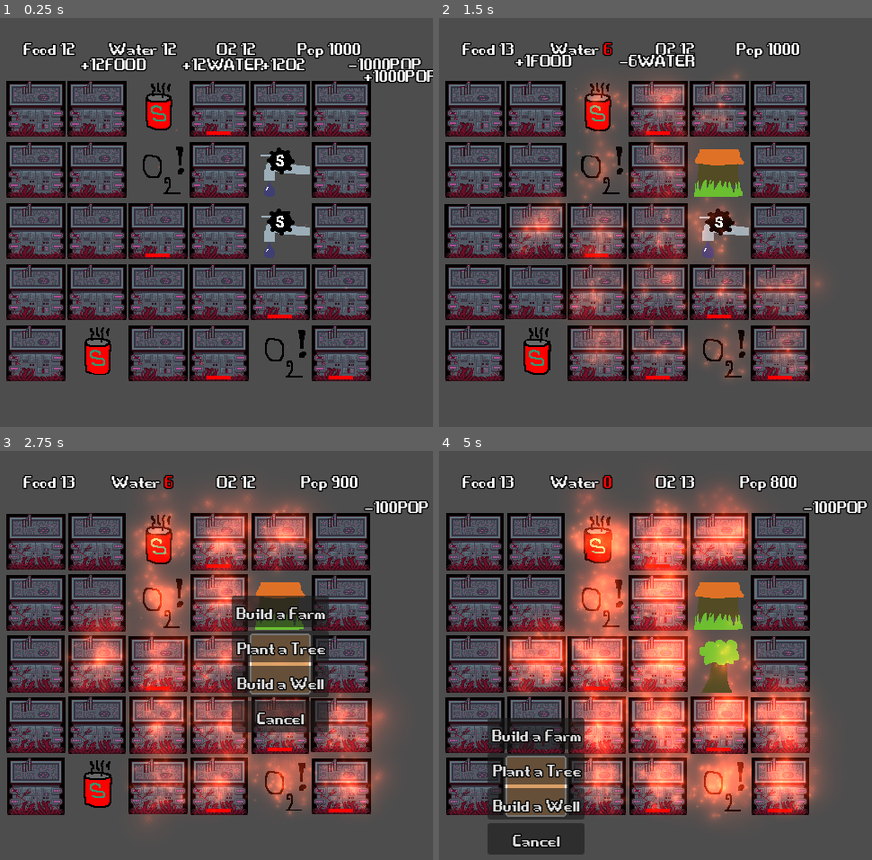
Above: before the commit, frames 1-4 (two rows, left to right).
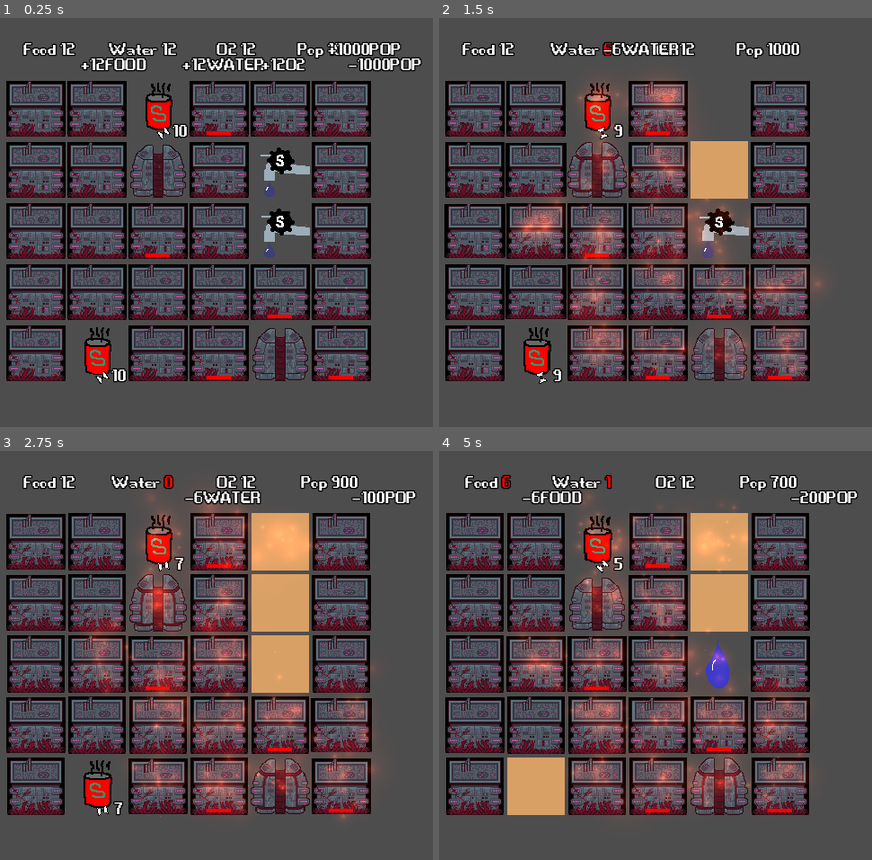
Above: after the commit, the same moments.

Repository: angeldustjdr/godot-wild-jam-2023
Game: Godot game, scene res://Main.tscn
Two runs of this game, one before a commit and one after it. Both use one fixed random seed, a clock stepped at 60 frames per second and the inputs below.
Inputs (mouse positions are in pixels of both pictures, inside the frame that each line leads up to):
- Up to frame 1 (0.25 s): no input
- Up to frame 2 (1.5 s): tap Enter (ui_accept) at 0.5, 0.77 s; move the mouse to (720, 169) at 0.52 s; click (720, 169) at 0.67 s; click (720, 116) at 1.25 s, where only the run before the commit has a clickable "Build a Farm"
- Up to frame 3 (2.75 s): move the mouse to (281, 663) at 2.02 s; click (281, 663) at 2.17 s; tap Enter (ui_accept) at 2.27 s
- Up to frame 4 (5 s): click (720, 647) at 2.75 s, where only the run before the commit has a clickable "Plant a Tree"; click (720, 663) at 3.5 s, where only the run after the commit has a clickable "Build a Well"; move the mouse to (534, 786) at 4.27 s; click (534, 786) at 4.42 s

The runs differ from the first frame. In frame 1, 2.5% of the frame differs, in the area x 21-100%, y 5-90%; in frame 2, 8.5%; in frame 3, 31%; in frame 4, 43%, in the area x 5-100%, y 5-99%.

Commit message:
fix big sprite + update cell effect + hourglass

Diff:
--- a/scene/GenericBuilding.tscn
+++ b/scene/GenericBuilding.tscn
@@ -81,7 +81,7 @@
 [node name="GenericBuilding" type="Area2D"]
 script = ExtResource("1_v8jsb")
 description = "A techno-organic building.
-Nobody knows what is its purpose."
+Nobody knows its purpose."
 playIdle = true
 
 [node name="Sprite" type="Sprite2D" parent="."]
--- /dev/null
+++ b/scene/Hourglass.tscn
@@ -0,0 +1,107 @@
+[gd_scene load_steps=10 format=3 uid="uid://cfenhhhyixv68"]
+
+[ext_resource type="Theme" uid="uid://dkbcrw73g6705" path="res://asset/Theme.tres" id="1_ln803"]
+[ext_resource type="Texture2D" uid="uid://cbtsedibpnrp7" path="res://asset/sprite/hourglass.png" id="2_6kdwl"]
+[ext_resource type="Script" path="res://script/Hourglass.gd" id="2_rw7ih"]
+
+[sub_resource type="Animation" id="Animation_kder2"]
+length = 0.001
+tracks/0/type = "value"
+tracks/0/imported = false
+tracks/0/enabled = true
+tracks/0/path = NodePath("Hourglass:rotation")
+tracks/0/interp = 1
+tracks/0/loop_wrap = true
+tracks/0/keys = {
+"times": PackedFloat32Array(0),
+"transitions": PackedFloat32Array(1),
+"update": 0,
+"values": [0.0]
+}
+
+[sub_resource type="Animation" id="Animation_ul3s7"]
+resource_name = "rotateHourglass"
+length = 0.8
+loop_mode = 1
+tracks/0/type = "value"
+tracks/0/imported = false
+tracks/0/enabled = true
+tracks/0/path = NodePath("Hourglass:rotation")
+tracks/0/interp = 1
+tracks/0/loop_wrap = true
+tracks/0/keys = {
+"times": PackedFloat32Array(0, 0.4, 0.8),
+"transitions": PackedFloat32Array(1, 1, 1),
+"update": 0,
+"values": [0.0, 1.5708, 3.14159]
+}
+
+[sub_resource type="AnimationLibrary" id="AnimationLibrary_4w7up"]
+_data = {
+"RESET": SubResource("Animation_kder2"),
+"rotateHourglass": SubResource("Animation_ul3s7")
+}
+
+[sub_resource type="Animation" id="Animation_gthcl"]
+resource_name = "flash"
+loop_mode = 1
+tracks/0/type = "value"
+tracks/0/imported = false
+tracks/0/enabled = true
+tracks/0/path = NodePath(".:theme_override_colors/font_color")
+tracks/0/interp = 1
+tracks/0/loop_wrap = true
+tracks/0/keys = {
+"times": PackedFloat32Array(0, 0.5, 1),
+"transitions": PackedFloat32Array(1, 1, 1),
+"update": 0,
+"values": [Color(1, 0, 0, 1), Color(1, 1, 1, 0), Color(1, 0, 0, 1)]
+}
+
+[sub_resource type="Animation" id="Animation_p13go"]
+length = 0.001
+tracks/0/type = "value"
+tracks/0/imported = false
+tracks/0/enabled = true
+tracks/0/path = NodePath(".:theme_override_colors/font_color")
+tracks/0/interp = 1
+tracks/0/loop_wrap = true
+tracks/0/keys = {
+"times": PackedFloat32Array(0),
+"transitions": PackedFloat32Array(1),
+"update": 0,
+"values": [null]
+}
+
+[sub_resource type="AnimationLibrary" id="AnimationLibrary_lt5m6"]
+_data = {
+"RESET": SubResource("Animation_p13go"),
+"flash": SubResource("Animation_gthcl")
+}
+
+[node name="Hourglass" type="Label"]
+offset_left = 49.0
+offset_top = 43.0
+offset_right = 65.0
+offset_bottom = 73.0
+theme = ExtResource("1_ln803")
+theme_override_colors/font_color = Color(1, 1, 1, 1)
+text = "xx"
+horizontal_alignment = 1
+script = ExtResource("2_rw7ih")
+
+[node name="Hourglass" type="Sprite2D" parent="."]
+position = Vector2(-9, 18)
+texture = ExtResource("2_6kdwl")
+
+[node name="AnimationPlayerHourglass" type="AnimationPlayer" parent="Hourglass"]
+root_node = NodePath("../..")
+autoplay = "rotateHourglass"
+libraries = {
+"": SubResource("AnimationLibrary_4w7up")
+}
+
+[node name="AnimationPlayer" type="AnimationPlayer" parent="."]
+libraries = {
+"": SubResource("AnimationLibrary_lt5m6")
+}
--- a/scene/JuicyLabel.tscn
+++ b/scene/JuicyLabel.tscn
@@ -57,10 +57,8 @@
 
 [node name="JuicyLabel" type="Label"]
 z_index = 10
-offset_left = 40.0
-offset_top = 30.0
-offset_right = 80.0
-offset_bottom = 60.0
+offset_right = 40.0
+offset_bottom = 30.0
 theme = ExtResource("1_bs4bt")
 text = "++"
 script = ExtResource("1_ls5gl")
--- a/scene/SuperFoodGenerator.tscn
+++ b/scene/SuperFoodGenerator.tscn
@@ -21,6 +21,7 @@
 "POP": 0,
 "WATER": 0
 }
+hasHourglass = true
 
 [node name="Sprite" parent="." index="0"]
 material = SubResource("ShaderMaterial_rc8j6")
--- a/scene/SuperO2Generator.tscn
+++ b/scene/SuperO2Generator.tscn
@@ -1,10 +1,20 @@
-[gd_scene load_steps=3 format=3 uid="uid://b4t1fdr1ilywi"]
+[gd_scene load_steps=5 format=3 uid="uid://b4t1fdr1ilywi"]
 
 [ext_resource type="PackedScene" uid="uid://8001k27dcfjx" path="res://scene/GenericBuilding.tscn" id="1_65x5b"]
-[ext_resource type="Texture2D" uid="uid://bf41mjler7057" path="res://asset/sheet/superO2-sheet.png" id="2_23q8v"]
+[ext_resource type="Shader" path="res://shader/Outline.gdshader" id="2_fqr5i"]
+[ext_resource type="Texture2D" uid="uid://cc5m1mtcal5vq" path="res://asset/sheet/poumons-sheet.png" id="3_2y18k"]
+
+[sub_resource type="ShaderMaterial" id="ShaderMaterial_mq6i5"]
+resource_local_to_scene = true
+shader = ExtResource("2_fqr5i")
+shader_parameter/color = Color(1, 1, 1, 1)
+shader_parameter/width = 0.0
+shader_parameter/pattern = 0
+shader_parameter/inside = false
+shader_parameter/add_margins = true
 
 [node name="SuperO2" instance=ExtResource("1_65x5b")]
-description = "Somehow it purifies the air."
+description = "A weird machine that somehow purifies the air."
 base_stat = {
 "FOOD": 0,
 "O2": 6,
@@ -13,4 +23,5 @@
 }
 
 [node name="Sprite" parent="." index="0"]
-texture = ExtResource("2_23q8v")
+material = SubResource("ShaderMaterial_mq6i5")
+texture = ExtResource("3_2y18k")
--- a/script/4FieldsPattern.gd
+++ b/script/4FieldsPattern.gd
@@ -1,9 +1,9 @@
 extends GenericPattern
 
-var sprites = [preload('res://asset/sprite/upper_left.png'),
-			preload('res://asset/sprite/upper_right.png'),
-			preload('res://asset/sprite/lower_right.png'),
-			preload('res://asset/sprite/lower_left.png')] # 1 : upper left, 2 upper right, 3 lower right, 4 lower left
+var sprites = [preload('res://asset/sheet/upper_left.png'),
+			preload('res://asset/sheet/upper_right.png'),
+			preload('res://asset/sheet/lower_right.png'),
+			preload('res://asset/sheet/lower_left.png')] # 1 : upper left, 2 upper right, 3 lower right, 4 lower left
 
 var list_coords = [] # 1 : upper left, 2 upper right, 3 lower right, 4 lower left
 
--- a/script/Farm.gd
+++ b/script/Farm.gd
@@ -4,10 +4,10 @@
 func _on_input_event(_viewport, _event, _shape_idx):
 	pass
 
-func applyCellEffect(myEffect):
-	if cellEffect=="Nothing":
-		cellEffect=myEffect
-		match cellEffect:
-			"Heat" :
+func applyEffectModifier(effectName):
+	match effectName:
+		"Heat" :
 				modifier["FOOD"] -= 5
-				getTotalStat()
+		"Nothing" :
+				modifier["FOOD"] = 0
+	popLabel(getTotalStat())
--- a/script/GameState.gd
+++ b/script/GameState.gd
@@ -8,10 +8,12 @@
 func actionnable_off():
 	actionnable = false
 
+signal transfertNbAction
 var nbAction = 0
 var checkPop = false
 func increaseNbAction():
 	nbAction = (nbAction+1)%2
+	transfertNbAction.emit()
 	if nbAction==0: checkPop = true
 	else: checkPop = false
 
--- a/script/GenericBuilding.gd
+++ b/script/GenericBuilding.gd
@@ -18,6 +18,9 @@
 				"FOOD" : 0,
 				"O2" : 0}
 @export var negativeStat = false
+@export var hasHourglass = false
+@export var hourglassTimer = 10
+@export var effectDescription = {"Heat" : "The air temperature is pretty high here! It may harm life."}
 
 var i
 var j
@@ -25,6 +28,11 @@
 @onready var juicyLabel = load("res://scene/JuicyLabel.tscn")
 
 func _ready():
+	if hasHourglass:
+		var hourglass = load("res://scene/Hourglass.tscn")
+		var h = hourglass.instantiate()
+		h.setTimer(hourglassTimer)
+		add_child(h)
 	if playIdle:
 		$AnimationPlayerBuilding.speed_scale = randf_range(0.9,1.1)
 		$AnimationPlayerBuilding.play("idle")
@@ -46,6 +54,7 @@
 func updateTooltip():
 	var updatedDescription = description
 	updatedDescription += getTotalStat()
+	updatedDescription += getCellEffect()
 	$Tooltip.tooltip_text = updatedDescription
 
 func getTotalStat():
@@ -59,6 +68,12 @@
 			returnStat += "\n"+plus+str(totalStat[n])+" "+n
 	return returnStat
 
+func getCellEffect():
+	var returned = ""
+	if cellEffect != "Nothing":
+		returned = "\n"+effectDescription[cellEffect]
+	return returned
+
 func popLabel(text):
 	var l = juicyLabel.instantiate()
 	l.playAnimation("UP")
@@ -70,7 +85,18 @@
 		if n is CPUParticles2D:
 			n.queue_free()
 
-func applyCellEffect(_myEffect):
+func applyCellEffect(myEffect):
+	if myEffect!=cellEffect:
+		applyEffectModifier(myEffect)
+		match myEffect:
+			"Heat":
+				var particules = load("res://scene/HeatParticules.tscn")
+				var p = particules.instantiate()
+				add_child(p)
+		cellEffect = myEffect
+		updateTooltip()
+
+func applyEffectModifier(_effectName):
 	pass
 
 func _on_tooltip_mouse_entered():
--- a/script/Grid.gd
+++ b/script/Grid.gd
@@ -78,6 +78,7 @@
 
 
 func gridUpdate(x,y,type): #pops a building of type at [x,y]
+	await get_tree().create_timer(0.3).timeout
 	var newBuilding = popBuilding(type,x,y)
 	grid[x][y] = newBuilding
 	sourceEffectGrid[x][y] = self.grid[x][y].effect
@@ -103,7 +104,8 @@
 			build.getTotalStat()
 			recalculatedRessource[n] += build.totalStat[n]
 	GameState.fillRessource(recalculatedRessource)
-	if GameState.checkPop: GameState.calculatePop()
+	if GameState.checkPop:
+		GameState.calculatePop()
 	RadioDiffusion.updateTopUICall()
 
 func recalculateEffect():
@@ -122,13 +124,11 @@
 func applyEffect():
 	for n in get_children():
 		match effectGrid[n.i][n.j]:
-			"Heat":
-				var heatParticle = load("res://scene/HeatParticules.tscn")
-				var h = heatParticle.instantiate()
-				n.add_child(h)
-				n.applyCellEffect("Heat")
 			"Nothing":
+				n.applyCellEffect("Nothing")
 				n.cleanParticules()
+			_:
+				n.applyCellEffect(effectGrid[n.i][n.j])
 
 func cleanNode():
 	for n in get_children():
--- /dev/null
+++ b/script/Hourglass.gd
@@ -0,0 +1,17 @@
+extends Label
+
+var turnLeft
+
+func _ready():
+	GameState.connect("transfertNbAction",decreaseTimer)
+
+func setTimer(n):
+	turnLeft = n
+	self.text = str(n)
+	if n<=3:
+		$AnimationPlayer.play("flash")
+	if n<=0:
+		get_parent().selfDestruct("Empty")
+
+func decreaseTimer():
+	setTimer(turnLeft-1)
Not shown: 1 places in asset/Theme.tres that only renumber resources
Binary file added: asset/sheet/lower_left.png
Binary file added: asset/sheet/lower_right.png
Binary file added: asset/sheet/poumons-sheet.png
Binary file added: asset/sheet/upper_left.png
Binary file added: asset/sheet/upper_right.png
Binary file added: asset/sprite/hourglass.png
Binary file changed: asset/sprite/lower_left.png
Binary file changed: asset/sprite/lower_right.png
Binary file changed: asset/sprite/poumons-1.png
Binary file changed: asset/sprite/poumons-2.png
Binary file changed: asset/sprite/upper_left.png
(and 3 more such lines)
